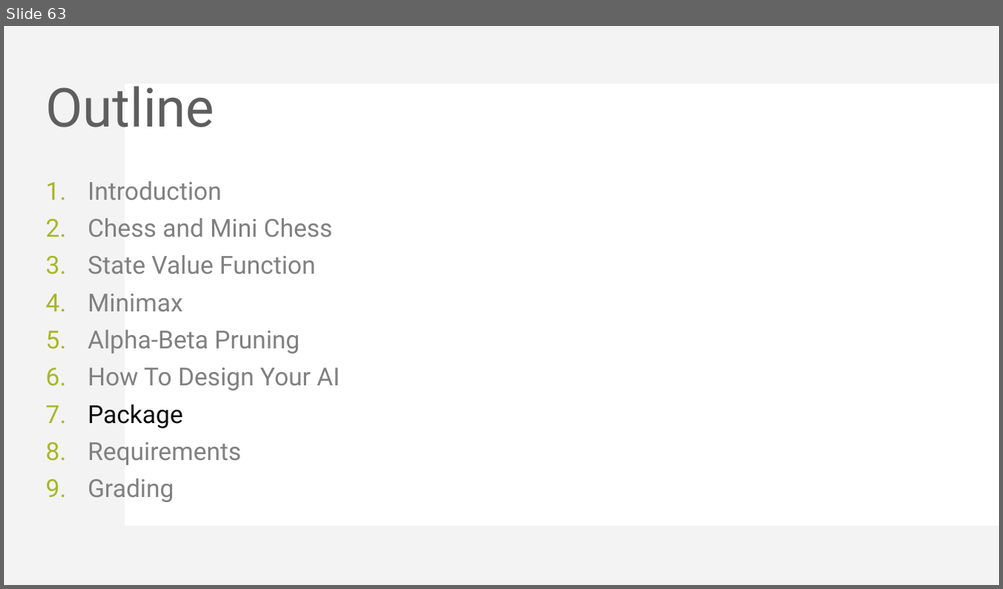
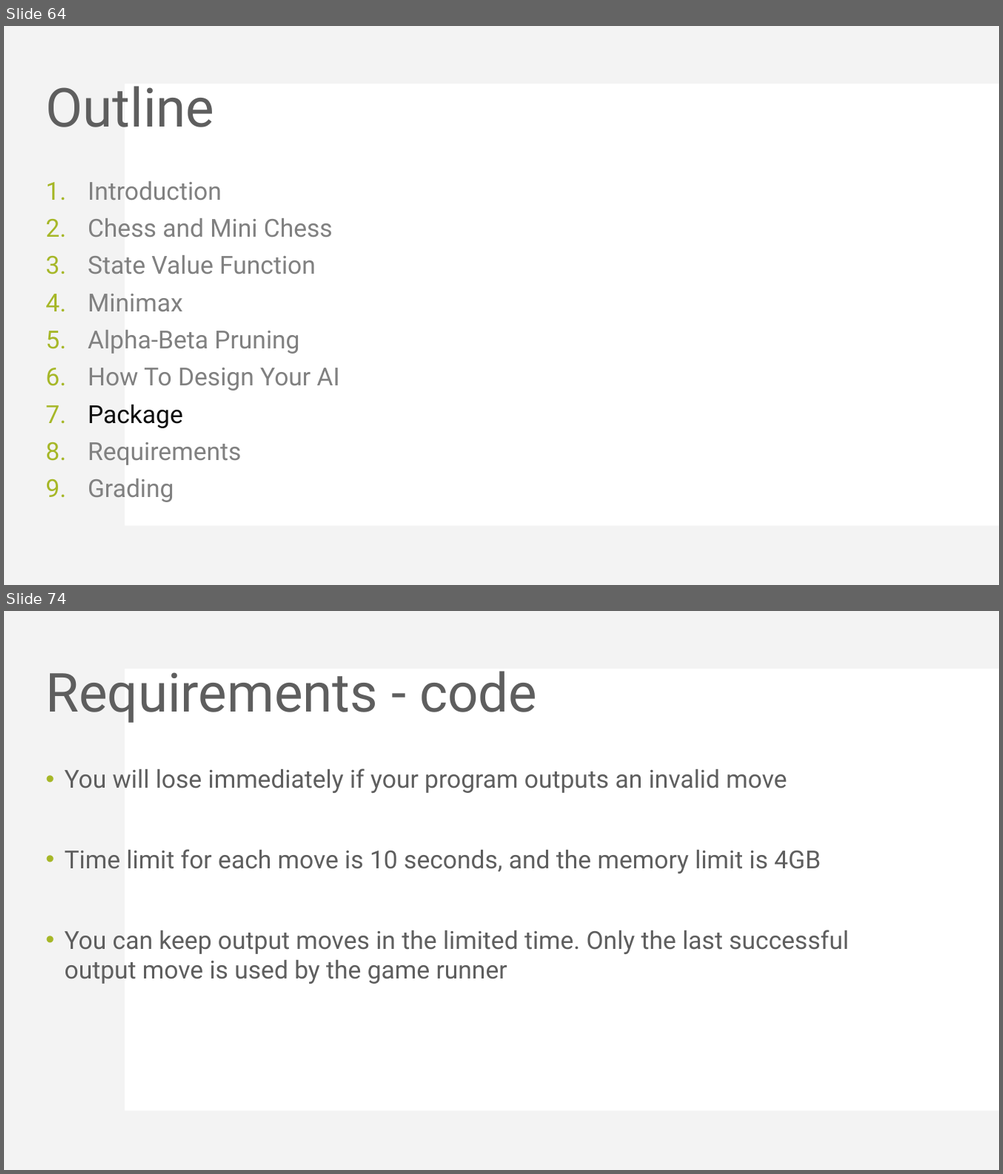
Before and after one commit to KohakuBlueleaf/MiniChess, a slide deck: document/Mini Project 3 introduction.pptx. Shown one above the other, each under a label of ours: slide 63 before the commit, slides 64 and 74 after it; the slides between them are not shown. The pictures are 1003x589 and 1003x1174 pixels, drawn with LibreOffice and Linux fonts; fonts in the diff are those of the drawing. Boxes give left, top, right and bottom in pixels: in the first picture for what was removed or moved away, otherwise in the second. Text is boxed around its words. In the diff, an @@ line names an element or a change of style, - is before the commit and + after.

```diff
--- a/document/Mini Project 3 introduction.pptx
+++ b/document/Mini Project 3 introduction.pptx
@@ slide 74 added at [4, 611, 999, 1170], background #FFFFFF; not listed: 2 template elements that a slide beside it also shows @@
@@ title added at [45, 671, 537, 723], 52 pt, text #5E5E5E @@
+Requirements - code
@@ text added at [65, 769, 848, 984], 24 pt, text #5E5E5E @@
+• You will lose immediately if your program outputs an invalid move
+• Time limit for each move is 10 seconds, and the memory limit is 4GB
+• You can keep output moves in the limited time. Only the last successful output move is used by the game runner
@@ what was slide 63 is now slide 64 @@
```
Also in this commit, not shown: 1 slide changed, 17 other slides added, 1 other file.
